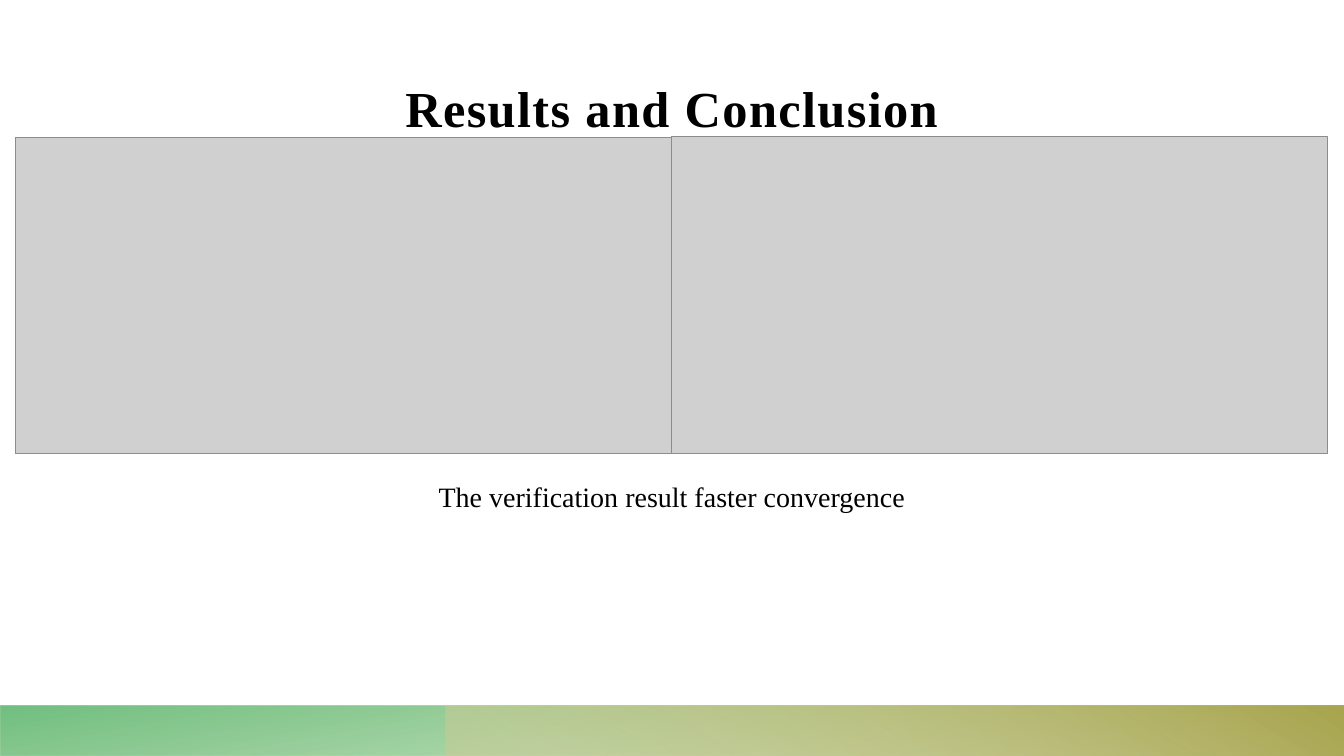
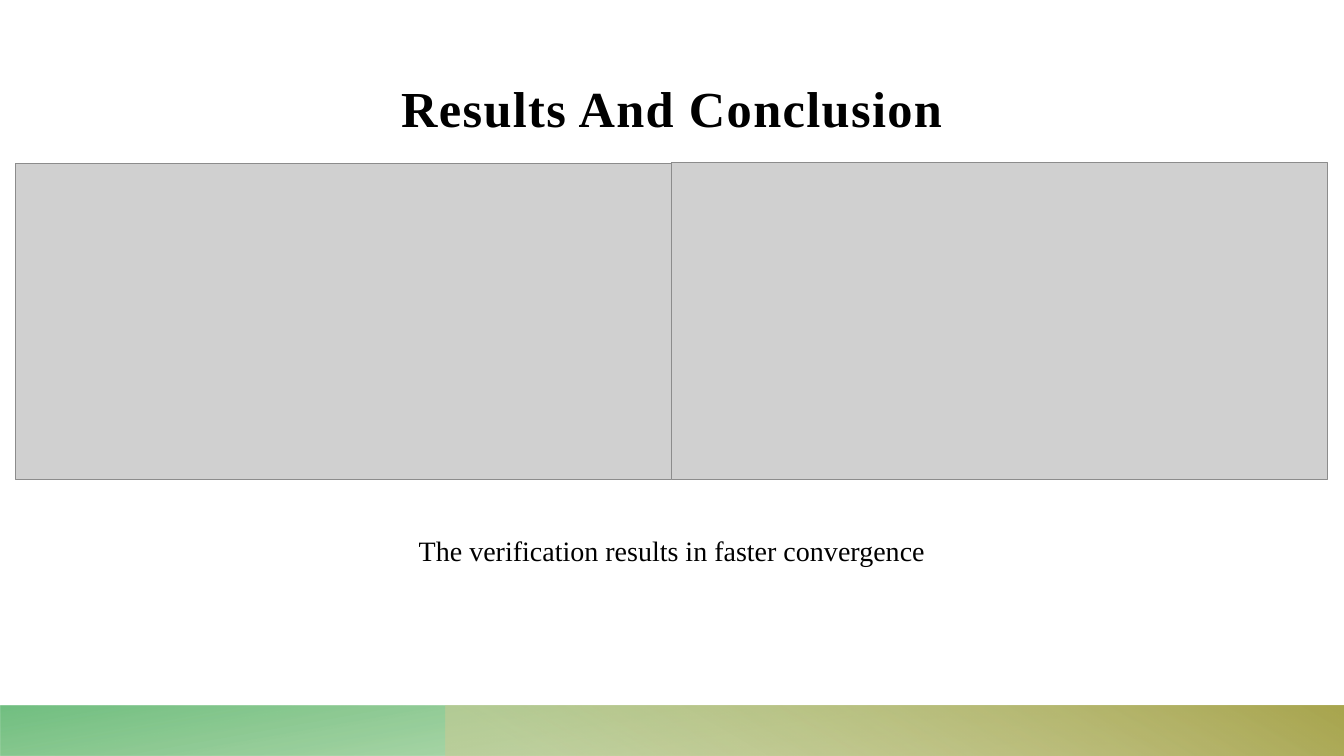
Before and after one commit to Dekel23/Sokoban-DRL, a slide deck: slide 14 of presentation.pptx. Drawn at 1344x756 pixels with LibreOffice and Linux fonts; fonts in the diff are those of the drawing; grey boxes stand for pictures. Boxes give left, top, right and bottom in pixels: in the first picture for what was removed or moved away, otherwise in the second. Text is boxed around its words. In the diff, an @@ line names an element or a change of style, - is before the commit and + after.

```diff
--- a/presentation.pptx
+++ b/presentation.pptx
@@ title at [401,92,942,128]: text changed @@
-Results and Conclusion
+Results And Conclusion
@@ picture: place and size @@
-picture at [16,138,673,455]
+picture at [16,164,673,481]
@@ picture: place and size @@
-picture at [673,137,1328,455]
+picture at [673,163,1328,481]
@@ text at [419,541,924,566]: text changed @@
-The verification result faster convergence
+The verification results in faster convergence
```
Also in this commit, not shown: 10 other slides changed.
